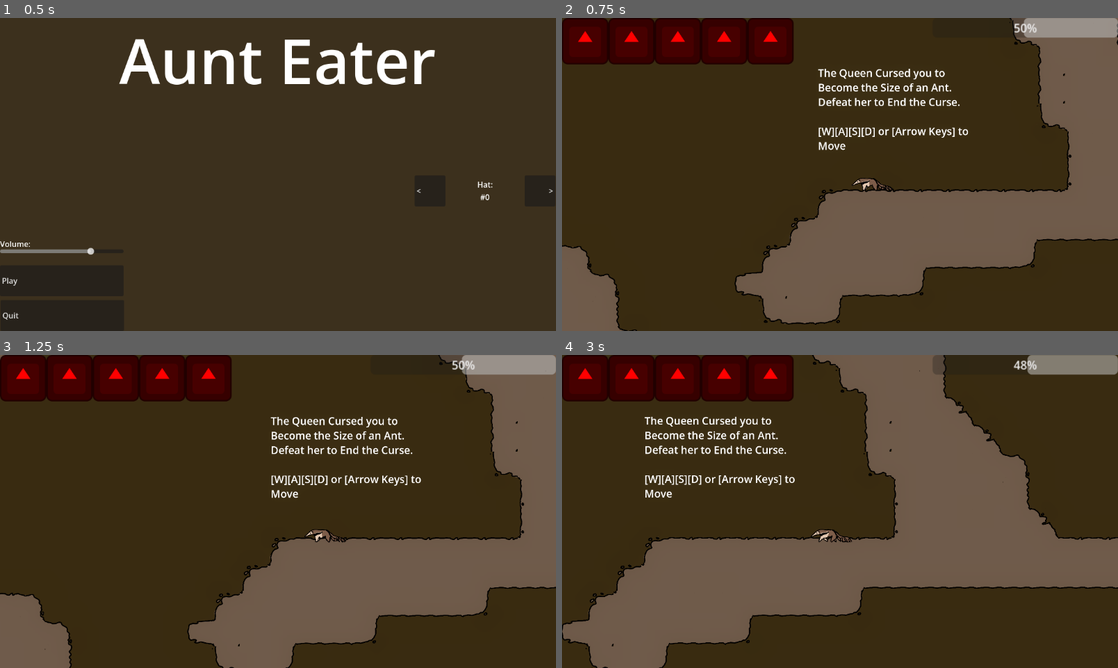
Above: before the commit, frames 1-4 (two rows, left to right).
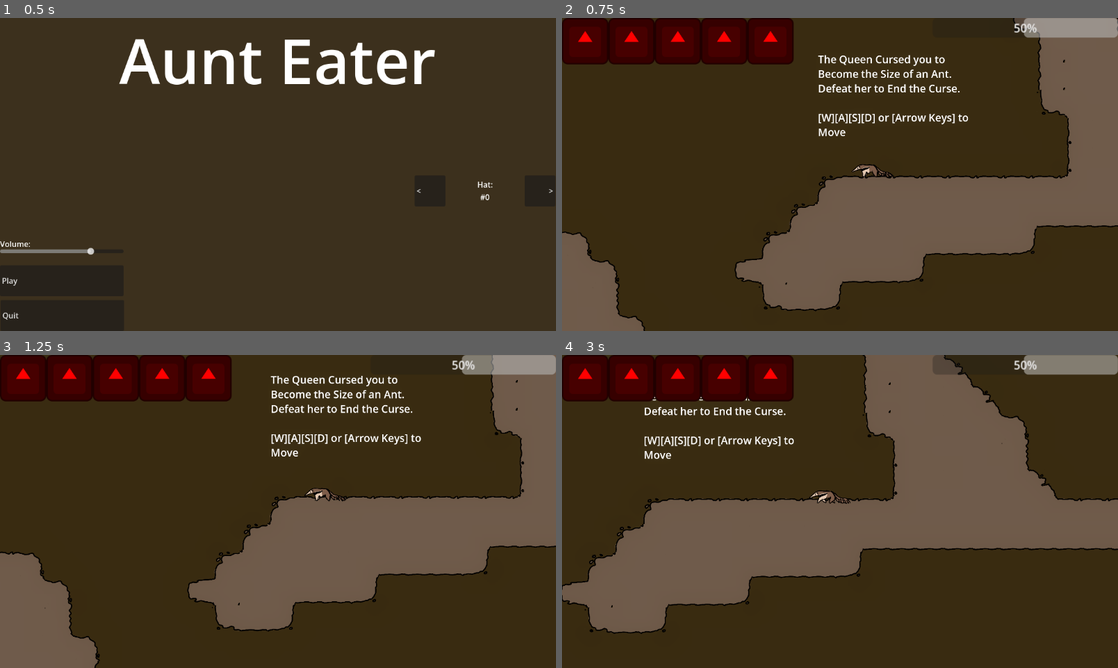
Above: after the commit, the same moments.

Repository: IncrediblyCreativeUsername/Team-Indecisive-Cutthroat-2026
Game: Godot game, scene res://UI/MainMenu.tscn
Two runs of this game, one before a commit and one after it. Both use one fixed random seed, a clock stepped at 60 frames per second and the inputs below. The engine's default icon, where the game draws it, is replaced by a stand-in: a white triangle on a blue panel in a dark square.
Inputs (mouse positions are in pixels of both pictures, inside the frame that each line leads up to):
- Up to frame 1 (0.5 s): no input
- Up to frame 2 (0.75 s): click "Play" at 0.5 s
- Up to frame 3 (1.25 s): no input
- Up to frame 4 (3 s): move the mouse to (962, 495) at 1.27 s; hold D (MOVE_RIGHT) 1.28-2.78 s; tap E (EAT) at 1.35, 2.3, 2.85 s; tap W (JUMP) at 1.52, 2.27 s; move the mouse to (728, 527) at 2.02 s; tap Q (DROP) at 2.1 s; move the mouse to (895, 442) at 2.77 s; hold A (MOVE_LEFT) from 2.78 s (still down)

Frame 1 is identical in both runs. In frame 2, 9.9% of the frame differs, in the area x 0-100%, y 0-100%; in frame 3, 23%; in frame 4, 28%.

Commit message:
Movement tweeks
Hunger drain doesn't start until phillip is on screen, reduced grapple speed and momentum boost, renamed speed to base speed, rewrote lowered player movement, increased move speed when holding ant from 0.66 to 0.75 times base speed, added drag variable that functions as aerial friction, removed downward camera movement

Diff:
--- a/Nephew/nephew.gd
+++ b/Nephew/nephew.gd
@@ -26,3 +26,7 @@
 				item.victory()
 			else:
 				item.queue_free()
+
+
+func _on_visible_on_screen_notifier_2d_screen_entered() -> void:
+	Globals.hungry = true
--- a/Nephew/nephew.tscn
+++ b/Nephew/nephew.tscn
@@ -75,3 +75,8 @@
 [node name="CollisionShape2D" type="CollisionShape2D" parent="Eat" unique_id=1588726983]
 position = Vector2(2, 178)
 shape = SubResource("RectangleShape2D_pxkv6")
+
+[node name="VisibleOnScreenNotifier2D" type="VisibleOnScreenNotifier2D" parent="." unique_id=249636597]
+rect = Rect2(-2034, -515, 3457, 1939)
+
+[connection signal="screen_entered" from="VisibleOnScreenNotifier2D" to="." method="_on_visible_on_screen_notifier_2d_screen_entered"]
--- a/Player/Player.tscn
+++ b/Player/Player.tscn
@@ -210,8 +210,8 @@
 floor_block_on_wall = false
 floor_max_angle = 3.1415927
 script = ExtResource("1_3qydi")
-friction = 800
-grappleMomentum = 1.25
+friction = 900
+drag = 700
 
 [node name="PlayerSprite" type="AnimatedSprite2D" parent="." unique_id=1795922126]
 position = Vector2(338, 29)
@@ -264,7 +264,7 @@
 
 [node name="TongueAnim" type="AnimationPlayer" parent="Tongue" unique_id=1214662753]
 libraries/ = SubResource("AnimationLibrary_tok1r")
-speed_scale = 7.0
+speed_scale = 5.0
 
 [node name="RayCast2D" type="RayCast2D" parent="Tongue" unique_id=325188501]
 target_position = Vector2(2056, 0)
@@ -278,6 +278,7 @@
 shape = SubResource("RectangleShape2D_tok1r")
 
 [node name="Camera2D" type="Camera2D" parent="." unique_id=717058259]
+position = Vector2(0, 150)
 zoom = Vector2(0.45, 0.45)
 limit_enabled = false
 position_smoothing_enabled = true
--- a/Player/player.gd
+++ b/Player/player.gd
@@ -1,10 +1,12 @@
 extends CharacterBody2D
 
-@export var speed : int = 1000
+@export var baseSpeed : int = 1000
+@onready var speed := baseSpeed
 @export var jumpForce : int = 2200
 @export var gravity : int = 100
 @export var coyoteTime : int = 15
 @export var friction : int = 500
+@export var drag : int = 500
 @export var grappleMomentum : float = 1.0
 
 var coyoteTimer = 0
@@ -62,13 +64,13 @@
 	if Input.is_action_just_pressed("EAT"):
 		if Globals.heldAnt && Globals.hp < 5:
 			Globals.heldAnt = false
-			speed = 1000
+			speed = baseSpeed
 			Globals.hp = min(5, Globals.hp + 2)
 		else:
 			for item in $Eat.get_overlapping_bodies():
 				if item.is_in_group("edible") && item.wasGrabbed:
 					Globals.heldAnt = true
-					speed = 660
+					speed = baseSpeed*0.75
 					item.queue_free()
 	#drop held ant
 	if Input.is_action_just_pressed("DROP"):
@@ -87,10 +89,16 @@
 	else:
 		#friction
 		if !isGrappling:
-			if velocity.x > 0:
-				velocity.x = max(0, (velocity.x-friction)*60*delta)
-			if velocity.x < 0:
-				velocity.x = min((velocity.x+friction)*60*delta, 0)
+			if is_on_floor():
+				if velocity.x > 0:
+					velocity.x = max(0, (velocity.x-friction)*60*delta)
+				if velocity.x < 0:
+					velocity.x = min((velocity.x+friction)*60*delta, 0)
+			else:
+				if velocity.x > 0:
+					velocity.x = max(0, (velocity.x-drag)*60*delta)
+				if velocity.x < 0:
+					velocity.x = min((velocity.x+drag)*60*delta, 0)
 
 			#X movement
 			if Input.is_action_pressed("MOVE_RIGHT") && velocity.x < speed:
@@ -136,11 +144,11 @@
 			if velocity.y < 0:
 				if velocity.y > 100:
 					velocity.y -= gravity * 0.8
-				cam.position.y = -200
-			elif velocity.y > 0:
-				cam.position.y = 75
-			else:
-				cam.position.y = -200
+				#cam.position.y = -200
+			#elif velocity.y > 0:
+				#cam.position.y = 75
+			#else:
+				#cam.position.y = -200
 
 			velocity.y += gravity
 			#shoot out tongue
--- a/globals.gd
+++ b/globals.gd
@@ -13,11 +13,13 @@
 var invincibilityFrames = 40
 var invincible = 0
 var hungerDrain := 1.0
+var hungry := false
 
 func resetValues():
 	hp = 5
 	hunger = 50
 	heldAnt = false
+	hungry = false
 
 func hurt(damage):
 	if invincible <= 0:
@@ -33,7 +35,8 @@
 	get_tree().change_scene_to_file(Globals.deathScene)
 
 func _process(delta: float) -> void:
-	hunger -= hungerDrain*delta
+	if hungry:
+		hunger -= hungerDrain*delta
 	if hunger <= 0:
 		die()
 		#get_tree().reload_current_scene()
